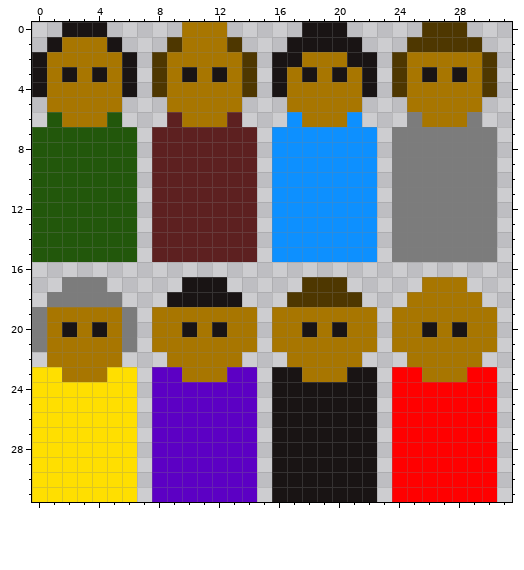
A pixel-art file gets an edit: assets/textures/world/fans.aseprite. The picture above is the old version.
32x32 pixels, 1 frame.
New version:
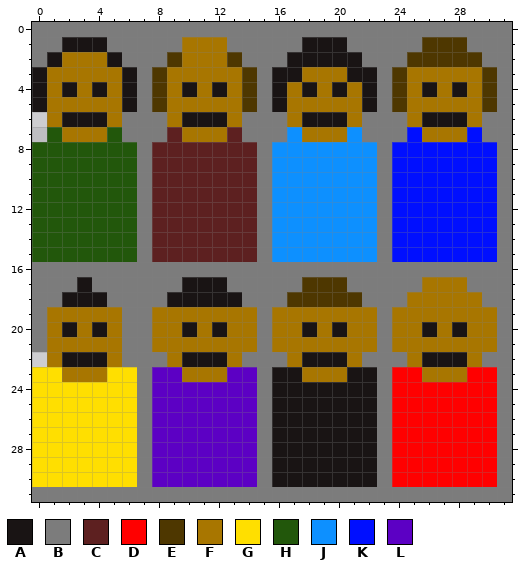
Palette (. is transparent): A #191414  B #7c7c7c  C #5d2020  D #ff0000  E #4e3700  F #a87600  G #ffdf00  H #22570b  J #0d90ff  K #000fff  L #5c00c4
The commit says: Level 15 - The fans cheer.
The exact change:
Changed rows in their new state; - is an unchanged pixel.
first column x 0:
 0 BBBBBBBBBBBBBBBBBBBBBBBBBBBBBBBB
 1 BBAAABBBBB---BBBBB---BBBBB---BBB
 2 BA---ABBBE---EBBB-AAA-BBBEEEEEBB
 3 --F-F--B--F-F--B-AF-FA-B--F-F--B
 4 --A-A--B--A-A--B--A-A--B--A-A--B
 5 A-----ABE-----EBA-----ABE-----EB
 6 -FAAAFBBBFAAAFBBBFAAAFBBBFAAAFBB
 7 .-FFF-BBB-FFF-BBB-FFF-BB-KFFFK-B
 8 -------B-------B-------BKKKKKKKB
 9 -------B-------B-------BKKKKKKKB
10 -------B-------B-------BKKKKKKKB
11 -------B-------B-------BKKKKKKKB
12 -------B-------B-------BKKKKKKKB
13 -------B-------B-------BKKKKKKKB
14 -------B-------B-------BKKKKKKKB
15 -------B-------B-------BKKKKKKKB
16 BBBBBBBBBBBBBBBBBBBBBBBBBBBBBBBB
17 BB-A-BBBBB---BBBBB---BBBBB---BBB
18 B-AAA-BBB-----BBB-----BBB-----BB
19 -------B-------B-------B-------B
20 -------B-------B-------B-------B
21 -------B-------B-------B-------B
22 --AAA-BBB-AAA-BBB-AAA-BBB-AAA-BB
23 -------B-------B-------B-------B
24 -------B-------B-------B-------B
25 -------B-------B-------B-------B
26 -------B-------B-------B-------B
27 -------B-------B-------B-------B
28 -------B-------B-------B-------B
29 -------B-------B-------B-------B
30 -------B-------B-------B-------B
31 BBBBBBBBBBBBBBBBBBBBBBBBBBBBBBBB
Boxes around the changes in both pictures, in picture pixels (x1, y1, x2, y2):
changed: (32, 22, 512, 502)
